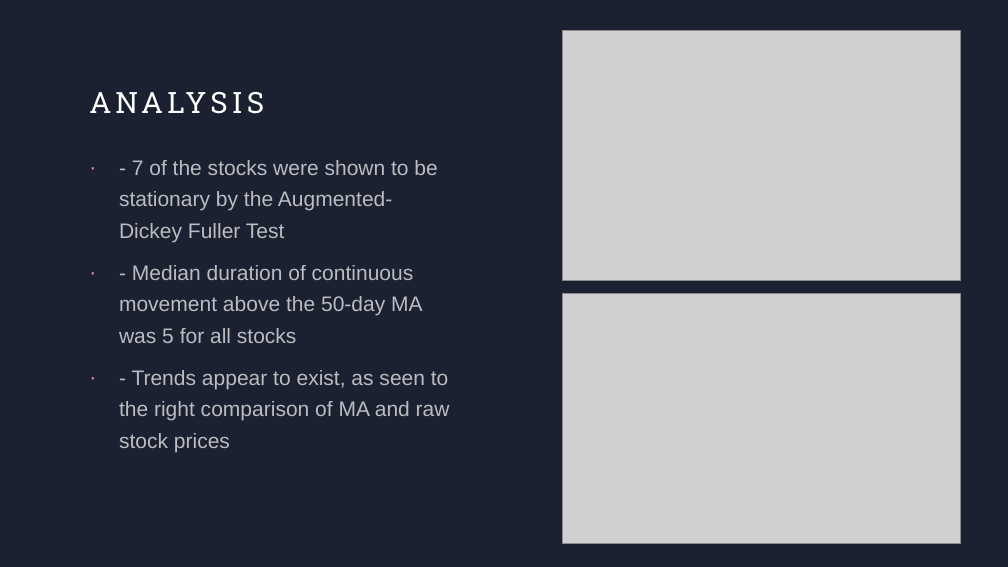
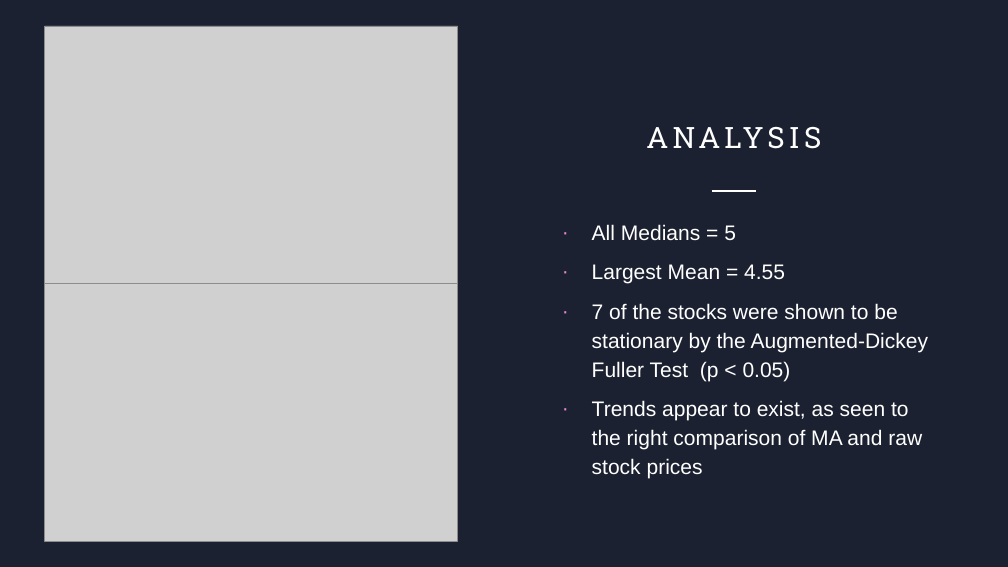
Before and after one commit to rstuder9090/Fall2022_Stat605_Group1_Project, a slide deck: slide 5 of Group1_Nifty500_Presentation.pptx (slide 4 before the commit). Drawn at 1008x567 pixels with LibreOffice and Linux fonts; fonts in the diff are those of the drawing; grey boxes stand for pictures. Boxes give left, top, right and bottom in pixels: in the first picture for what was removed or moved away, otherwise in the second. Text is boxed around its words. In the diff, an @@ line names an element or a change of style, - is before the commit and + after.

```diff
--- a/Group1_Nifty500_Presentation.pptx
+++ b/Group1_Nifty500_Presentation.pptx
@@ picture: place and size @@
-picture at (563, 30, 960, 280)
+picture at (45, 26, 457, 284)
@@ title "ANALYSIS": place and size @@
-title "ANALYSIS" at (89, 84, 919, 138)
+title "ANALYSIS" at (551, 45, 917, 155)
@@ title "ANALYSIS" at (551, 45, 917, 155): alignment left to centre; vertical alignment top to bottom @@
@@ line added from (712, 191) to (756, 191), #FFFFFF 1 pt @@
@@ text at (592, 224, 929, 479): text changed; text colour #FFFFFF at 70% opacity to #FFFFFF @@
-· - 7 of the stocks were shown to be stationary by the Augmented-Dickey Fuller Test
-· - Median duration of continuous movement above the 50-day MA was 5 for all stocks
-· - Trends appear to exist, as seen to the right comparison of MA and raw stock prices
+· All Medians = 5
+· Largest Mean = 4.55
+· 7 of the stocks were shown to be stationary by the Augmented-Dickey Fuller Test (p < 0.05)
+· Trends appear to exist, as seen to the right comparison of MA and raw stock prices
@@ picture: place and size @@
-picture at (563, 294, 960, 544)
+picture at (45, 284, 457, 541)
```
Also in this commit, not shown: 3 other slides changed, 1 slide added.
